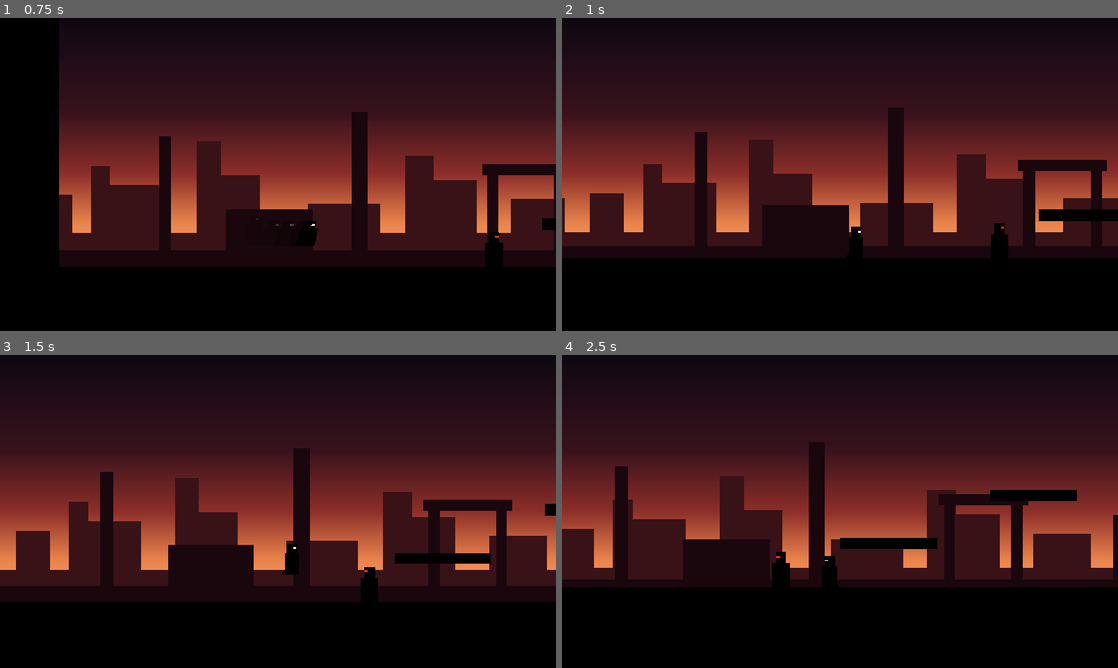
Above: before the commit, frames 1-4 (two rows, left to right).
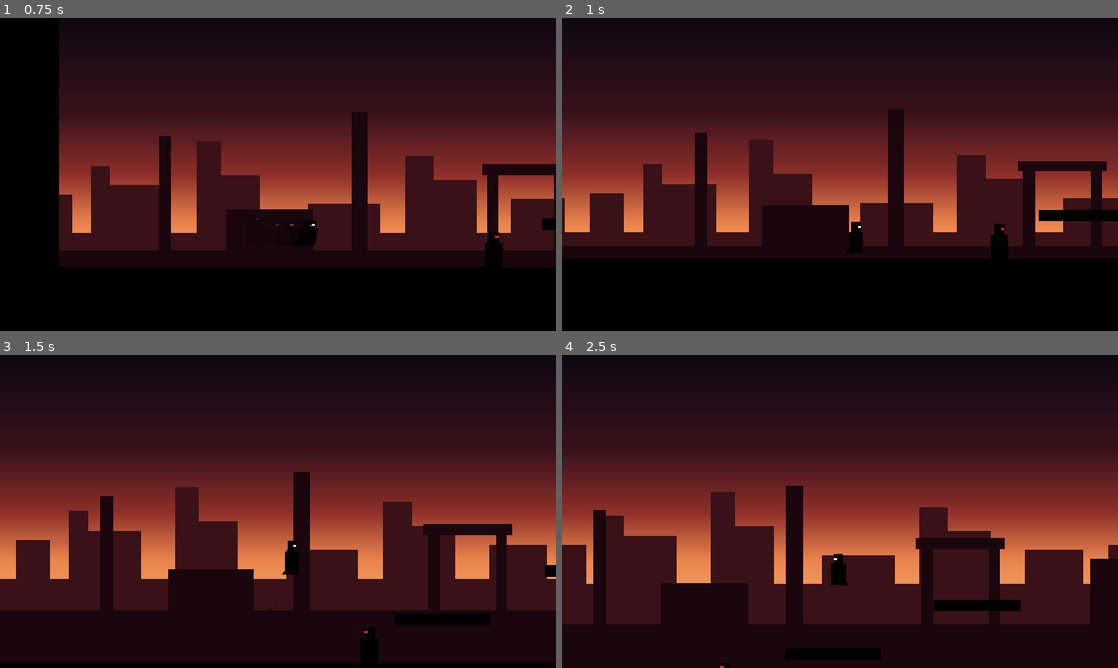
Above: after the commit, the same moments.

Repository: NobleRat/Kill-The-Man
Game: Godot game, scene res://levels/test_level.tscn
Two runs of this game, one before a commit and one after it. Both use one fixed random seed, a clock stepped at 60 frames per second and the inputs below.
Inputs:
- Up to frame 1 (0.75 s): hold D (move_right) from 0.53 s (still down); hold Space (jump) from 0.53 s (still down); tap Shift (dash) at 0.6 s
- Up to frame 2 (1 s): keep holding D (move_right); keep holding Space (jump)
- Up to frame 3 (1.5 s): keep holding D (move_right); release Space (jump) at 1.28 s; tap Space (jump) at 1.35 s
- Up to frame 4 (2.5 s): tap Space (jump) at 1.52, 1.82 s; tap Shift (dash) at 1.55 s; release D (move_right) at 2.03 s; hold A (move_left) from 2.03 s (still down); hold Space (jump) from 2.03 s (still down); tap J (attack) at 2.1 s

Frame 1 is identical in both runs. In frame 2, 0.5% of the frame differs, in the area x 0-100%, y 28-77%; in frame 3, 29%; in frame 4, 41%, in the area x 0-100%, y 27-100%.

Commit message:
ხტომა: ზედიზედ ხტომა ხელის დაჭერით და ორმაგი ხტომა
- W-ზე ან Space-ზე (ან ორივეზე ერთად) ხელის დაჭერა — პერსონაჟი
  მიწაზე დაშვებისთანავე ისევ ხტება. გამორთვა: Player → „ხტომა“ → Auto Jump.
- ორმაგი ხტომა: ჰაერში ხტომის ღილაკის ახალი დაჭერა კიდევ ერთხელ ახტუნებს
  (Air Jumps = 1). W და Space ცალ-ცალკე ითვლება: W-ზე ხელი თუ გიჭირავს
  და Space-ს დააჭერ, ესეც ორმაგი ხტომაა.
- ორმაგი ხტომის ანიმაცია: სხეული სიმაღლეში იჭიმება, ფეხქვეშ მტვერი
  იფანტება (effects/jump_puff.tscn).
- დეშთან ერთად: ახალი დაჭერა დეშს წყვეტს, ხელის დაჭერა — არა (დეშის მერე ხტება).
  ჰაერში დეშის შუაშიც შეიძლება ორმაგი ხტომა.

Co-Authored-By: Claude Opus 5.5 <noreply@anthropic.com>

Diff:
--- /dev/null
+++ b/effects/jump_puff.tscn
@@ -0,0 +1,33 @@
+[gd_scene format=3]
+
+[ext_resource type="Script" path="res://effects/one_shot_particles.gd" id="1_particles"]
+
+[sub_resource type="Gradient" id="Gradient_fade"]
+offsets = PackedFloat32Array(0, 1)
+colors = PackedColorArray(1, 1, 1, 0.9, 1, 1, 1, 0)
+
+[sub_resource type="Curve" id="Curve_shrink"]
+_data = [Vector2(0, 1), 0.0, 0.0, 0, 0, Vector2(1, 0.3), 0.0, 0.0, 0, 0]
+point_count = 2
+
+[node name="JumpPuff" type="CPUParticles2D"]
+emitting = false
+amount = 14
+lifetime = 0.35
+one_shot = true
+explosiveness = 1.0
+emission_shape = 3
+emission_rect_extents = Vector2(8, 2)
+direction = Vector2(0, 1)
+spread = 80.0
+gravity = Vector2(0, 0)
+initial_velocity_min = 140.0
+initial_velocity_max = 260.0
+damping_min = 500.0
+damping_max = 700.0
+scale_amount_min = 4.0
+scale_amount_max = 7.0
+scale_amount_curve = SubResource("Curve_shrink")
+color = Color(0.09, 0.06, 0.08, 1)
+color_ramp = SubResource("Gradient_fade")
+script = ExtResource("1_particles")
--- a/player/player.gd
+++ b/player/player.gd
@@ -1,5 +1,5 @@
 extends CharacterBody2D
-## მოთამაშე: სირბილი, ხტომა, დეში (Shift) და მახვილით დარტყმა.
+## მოთამაშე: სირბილი, ხტომა (ორმაგიც), დეში (Shift) და მახვილით დარტყმა.
 ##
 ## ქვემოთ მოცემული რიცხვები შეგიძლიათ Inspector-ში შეცვალოთ
 ## (აირჩიეთ Player კვანძი) — კოდში შესვლა არ არის საჭირო.
@@ -29,6 +29,14 @@
 @export var coyote_time := 0.1
 ## დაცემამდე ამდენი წამით ადრე დაჭერილი ხტომაც ჩაითვლება.
 @export var jump_buffer_time := 0.12
+## ხტომის ღილაკზე ხელი თუ გიჭირავს, მიწაზე დაშვებისთანავე ისევ ხტება.
+@export var auto_jump := true
+## ჰაერში დამატებითი ხტომების რაოდენობა (1 = ორმაგი ხტომა, 0 = გამორთულია).
+@export_range(0, 5) var air_jumps := 1
+## ჰაერში ხტომის საწყისი სიჩქარე ზემოთ.
+@export var air_jump_speed := 650.0
+## ჰაერში ხტომისას სხეული ამდენჯერ იჭიმება სიმაღლეში (1 = არ იჭიმება).
+@export_range(1.0, 2.0) var air_jump_stretch := 1.2
 
 @export_group("ბრძოლა")
 ## მოქნევისას წინ „გადადგმული ნაბიჯის“ სიჩქარე.
@@ -64,11 +72,18 @@
 
 const AFTERIMAGE := preload("res://effects/afterimage.gd")
 const DASH_DUST := preload("res://effects/dash_dust.tscn")
+const JUMP_PUFF := preload("res://effects/jump_puff.tscn")
 ## დეშის შემდეგ სხეული ამდენ წამში სწორდება.
 const DASH_POSE_RECOVERY := 0.12
+## ჰაერში ხტომის შემდეგ სხეული ამდენ წამში სწორდება.
+const AIR_JUMP_POSE_RECOVERY := 0.2
 
 var _coyote_timer := 0.0
 var _jump_buffer_timer := 0.0
+## ჰაერში კიდევ რამდენი ხტომა დარჩა (მიწაზე დაშვებისას ივსება).
+var _air_jumps_left := 0
+## 1 = ჰაერში ხტომისგან სხეული სრულად გაჭიმულია, 0 = ჩვეულებრივი.
+var _air_jump_pose := 0.0
 var _spawn_position := Vector2.ZERO
 ## 1 = მარჯვნივ იყურება, -1 = მარცხნივ.
 var _facing := 1.0
@@ -123,29 +138,46 @@
 	velocity.y = minf(velocity.y + current_gravity * delta, max_fall_speed)
 
 
+# ხტომის ყოველი ახალი დაჭერა. W და Space ცალ-ცალკე ითვლება:
+# W-ზე ხელი თუ გიჭირავს და Space-ს დააჭერ, ესეც ახალი დაჭერაა (ორმაგი ხტომისთვის).
+func _unhandled_input(event: InputEvent) -> void:
+	if event.is_action_pressed("jump"):
+		_jump_buffer_timer = jump_buffer_time
+
+
 func _handle_jump(delta: float) -> void:
 	# ორი „მეხსიერება“: ცოტა ხნის წინ მიწაზე ვიდექი? ცოტა ხნის წინ დავაჭირე ხტომას?
 	if is_on_floor():
 		_coyote_timer = coyote_time
+		_air_jumps_left = air_jumps
 	else:
 		_coyote_timer -= delta
-
-	if Input.is_action_just_pressed("jump"):
-		_jump_buffer_timer = jump_buffer_time
-	else:
-		_jump_buffer_timer -= delta
-
-	if _jump_buffer_timer > 0.0 and _coyote_timer > 0.0:
-		# მიწაზე დეშის დროს ხტომა დეშს წყვეტს.
-		if _is_dashing():
-			_end_dash()
-		velocity.y = -jump_speed
-		_jump_buffer_timer = 0.0
-		_coyote_timer = 0.0
+	_jump_buffer_timer -= delta
+
+	# ღილაკზე ხელი გიჭირავს — მიწაზე დაშვებისთანავე ისევ ხტება.
+	# (დეშს მხოლოდ ახალი დაჭერა წყვეტს, ხელის დაჭერა — არა.)
+	var holding := auto_jump and Input.is_action_pressed("jump") and not _is_dashing()
+	if _coyote_timer > 0.0 and (_jump_buffer_timer > 0.0 or holding):
+		_jump(jump_speed)
+	elif _jump_buffer_timer > 0.0 and _air_jumps_left > 0:
+		# ჰაერში ახლად დაჭერილი ხტომა — ორმაგი ხტომა.
+		_air_jumps_left -= 1
+		_jump(air_jump_speed)
+		_air_jump_pose = 1.0
+		_spawn_effect(JUMP_PUFF, Vector2(0.0, 1.0))
 
 	# ღილაკი ადრე გაუშვი — ხტომა დაბალი გამოდის.
 	if Input.is_action_just_released("jump") and velocity.y < 0.0:
 		velocity.y *= jump_cut
+
+
+func _jump(speed: float) -> void:
+	# დეშის დროს ხტომა დეშს წყვეტს.
+	if _is_dashing():
+		_end_dash()
+	velocity.y = -speed
+	_jump_buffer_timer = 0.0
+	_coyote_timer = 0.0
 
 
 func _handle_run(delta: float) -> void:
@@ -220,7 +252,8 @@
 	_spawn_afterimage()
 	_ghost_timer = ghost_interval
 	if is_on_floor():
-		_spawn_dust()
+		# მტვერი დეშის საწინააღმდეგო მხარეს იფანტება.
+		_spawn_effect(DASH_DUST, Vector2(-_dash_direction, -0.3))
 
 
 func _end_dash() -> void:
@@ -235,11 +268,13 @@
 	return _dash_timer > 0.0
 
 
-# სხეულის პოზა: დეშისას წინ იხრება და იჭიმება, მერე სწრაფად სწორდება.
+# სხეულის პოზა: დეშისას წინ იხრება და სიგრძეში იჭიმება,
+# ჰაერში ხტომისას — სიმაღლეში. მერე სწრაფად სწორდება.
 func _update_pose(delta: float) -> void:
 	if not _is_dashing():
 		_dash_pose = move_toward(_dash_pose, 0.0, delta / DASH_POSE_RECOVERY)
-	var stretch := lerpf(1.0, dash_stretch, _dash_pose)
+	_air_jump_pose = move_toward(_air_jump_pose, 0.0, delta / AIR_JUMP_POSE_RECOVERY)
+	var stretch := lerpf(1.0, dash_stretch, _dash_pose) / lerpf(1.0, air_jump_stretch, _air_jump_pose)
 	_visual.scale = Vector2(_facing * stretch, 1.0 / stretch)
 	_visual.skew = _facing * deg_to_rad(dash_lean) * _dash_pose
 
@@ -254,12 +289,12 @@
 	ghost.copy_from(_visual, ghost_opacity)
 
 
-func _spawn_dust() -> void:
-	var dust: CPUParticles2D = DASH_DUST.instantiate()
-	dust.position = global_position
-	# მტვერი დეშის საწინააღმდეგო მხარეს იფანტება.
-	dust.direction = Vector2(-_dash_direction, -0.3)
-	get_parent().add_child(dust)
+# მტვრის ეფექტი ფეხებთან; direction — საითკენ იფანტება.
+func _spawn_effect(scene: PackedScene, direction: Vector2) -> void:
+	var effect: CPUParticles2D = scene.instantiate()
+	effect.position = global_position
+	effect.direction = direction
+	get_parent().add_child(effect)
 
 
 func _on_sword_swing_started() -> void:
